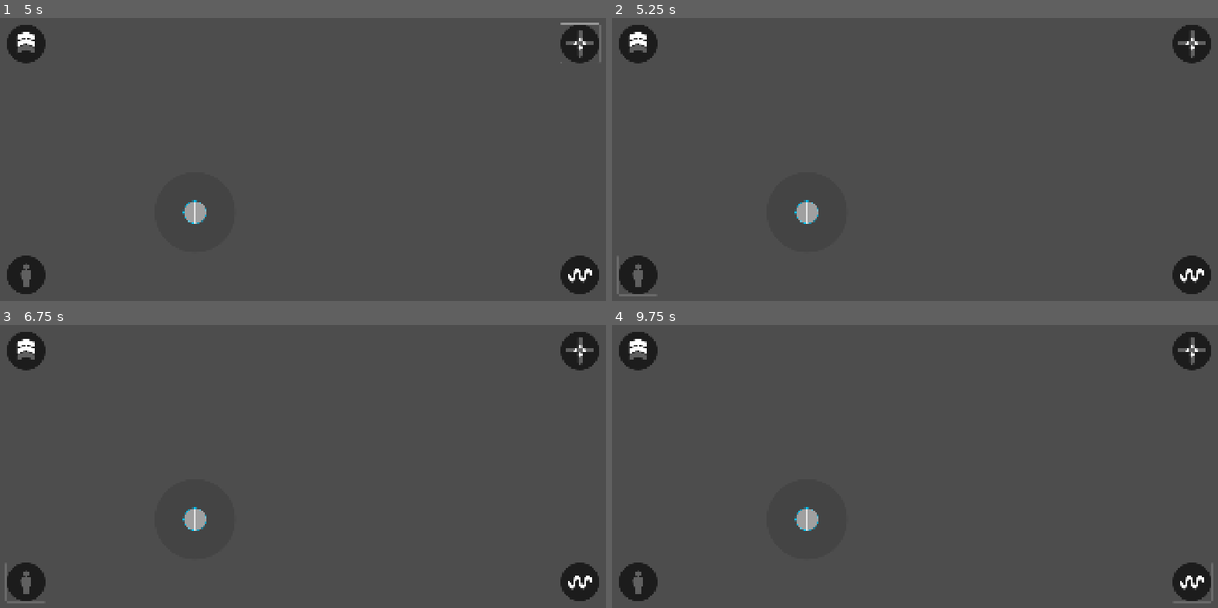
Above: before the commit, frames 1-4 (two rows, left to right).
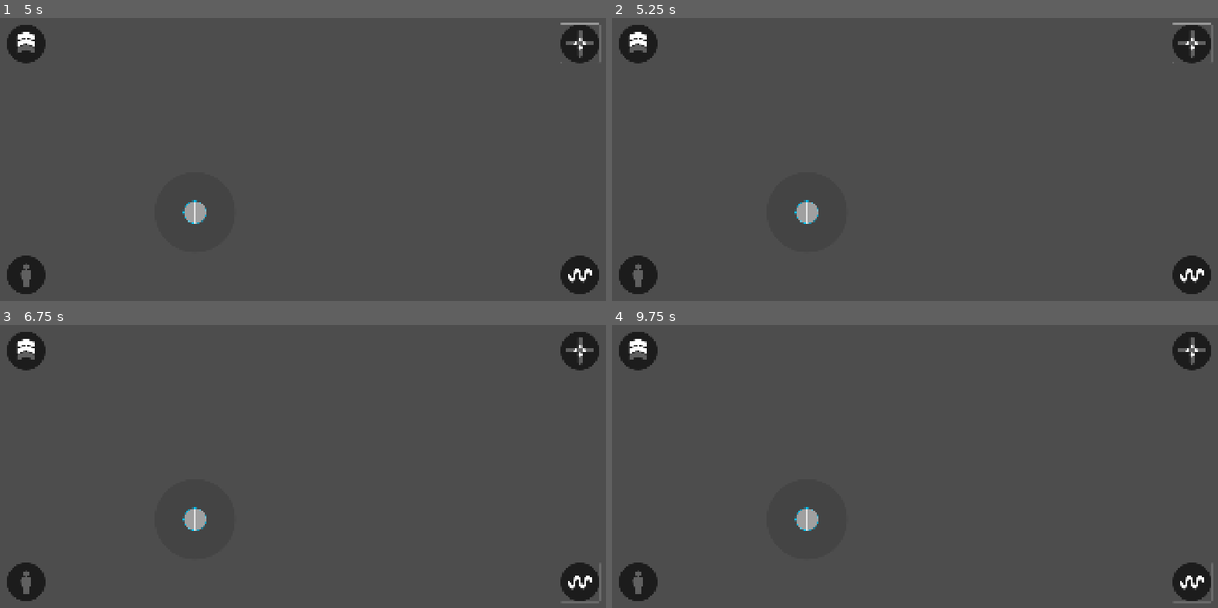
Above: after the commit, the same moments.

Repository: CantanTam/blecaco_phone
Game: Godot game, scene res://scenes/modes/game_mode.tscn
Same seed, same stepped clock (60 frames per second), same inputs: the game is played once before the commit and once after it. This scene is started directly instead of the project's main scene.
Inputs (mouse positions are in pixels of both pictures, inside the frame that each line leads up to):
- Up to frame 1 (5 s): click (24, 43) at 0.5 s; click (581, 43) at 1.25 s; click (581, 275) at 2 s; click (24, 275) at 2.75 s; tap Enter at 3.5, 3.6 s; move the mouse to (272, 201) at 3.52 s; hold Up 3.53-4.25 s; click (272, 201) at 3.67 s; tap Space at 3.77, 4.25 s; drag from (490, 184) to (272, 201) at 4.27 s
- Up to frame 2 (5.25 s): tap Enter at 5 s; move the mouse to (727, 80) at 5.02 s; hold Down from 5.03 s (still down); tap Tab at 5.1 s
- Up to frame 3 (6.75 s): release Down at 5.75 s; tap Space at 5.75 s; drag from (333, 441) to (115, 387) at 5.77 s; tap Enter at 6.5 s; move the mouse to (212, 353) at 6.52 s; hold Down from 6.53 s (still down); tap Keypad Enter at 6.6 s
- Up to frame 4 (9.75 s): tap Space at 6.77, 7.25 s; release Down at 7.25 s; drag from (1048, 424) to (824, 353) at 7.27 s; move the mouse to (793, 458) at 8.02 s; hold Up 8.03-8.75 s; tap Enter at 8.1 s; click (793, 458) at 8.17 s; drag from (975, 364) to (793, 458) at 8.77 s; move the mouse to (884, 508) at 9.52 s; hold Up from 9.53 s (still down); tap Tab at 9.6 s

Frame 1 is identical in both runs. In frame 2, 0.2% of the frame differs, in the area x 0-100%, y 1-99%; in frame 3, 0.2%; in frame 4, nothing differs.

Commit message:
game_mode: SetBodyHeight 长按→拖动→松手判定300px→切换 GROUND_BODY_HEIGHT + 弹回 + 绿/红闪烁 + 图标切换

Diff:
--- a/scripts/modes/game_mode.gd
+++ b/scripts/modes/game_mode.gd
@@ -8,6 +8,19 @@
 ## 触摸用 _input() 手动命中检测（Button 的 gui 信号在真机上不可靠 ✗
 ## 参考 drone_mode 的 Roll 按钮做法）。
 
+## SetBodyHeight 长按/拖动参数（与 car_mode 的 SetGround 同款 ✓）
+const BODY_HEIGHT_HOLD_SEC: float = 2.0
+const BODY_HEIGHT_DRAG_DIST: float = 300.0
+const BODY_HEIGHT_SNAP_SEC: float = 0.15
+const BODY_HEIGHT_FLASH_IN: float = 0.12
+const BODY_HEIGHT_FLASH_HOLD: float = 0.10
+const BODY_HEIGHT_FLASH_OUT: float = 0.22
+const ICON_BODY_HEIGHT_ON: String = "res://resources/BodyHeight.svg"
+const ICON_BODY_HEIGHT_OFF: String = "res://resources/NoBodyHeight.svg"
+const COLOR_ON := Color("00d455ff")
+const COLOR_OFF := Color("ff5555ff")
+const COLOR_BTN_NORMAL := Color("000000a0")
+
 ## 摇杆归一化半径（位移 / 此值 = -1..1）
 const STICK_LIMIT_RADIUS: float = 250.0
 
@@ -63,6 +76,18 @@
 ## RunSpeed 档位计数：每次点击 +1，图标由 RUN_SPEED % 3 决定
 var RUN_SPEED: int = 1
 
+## 地面人物高度开关
+var GROUND_BODY_HEIGHT: bool = false
+
+## SetBodyHeight 交互状态
+var _bh_holding: bool = false
+var _bh_hold_time: float = 0.0
+var _bh_dragging: bool = false
+var _bh_grab_offset: Vector2 = Vector2.ZERO
+var _bh_rest_position: Vector2 = Vector2.ZERO
+var _bh_style: StyleBoxFlat = null
+var _bh_flash_tween: Tween = null
+
 ## 是否为触摸设备（真机上触摸会产生【模拟鼠标事件】✗ 必须跳过 ✗）
 var _touch_platform: bool = false
 
@@ -91,6 +116,7 @@
 @onready var move_button: Panel = $MoveStickArea/MoveButton
 @onready var game_run_notice: Panel = $GameRunNotice
 @onready var run_speed_button: Button = $RunSpeed
+@onready var set_body_height_button: Button = $SetBodyHeight
 
 
 func _ready() -> void:
@@ -119,6 +145,21 @@
 		run_speed_button.expand_icon = true
 
 	_apply_run_speed_icon()
+
+	# SetBodyHeight：复制专属样式 + 记录原位 + 初始图标
+	if set_body_height_button != null:
+		set_body_height_button.focus_mode = Control.FOCUS_NONE
+		set_body_height_button.expand_icon = true
+
+		var bh_base: StyleBox = set_body_height_button.get_theme_stylebox("normal")
+
+		if bh_base is StyleBoxFlat:
+			_bh_style = (bh_base as StyleBoxFlat).duplicate()
+			set_body_height_button.add_theme_stylebox_override("normal", _bh_style)
+			_bh_style.bg_color = COLOR_BTN_NORMAL
+
+		_bh_rest_position = set_body_height_button.global_position
+		_apply_body_height_icon()
 
 	# 找 Blender 连接节点
 	connection_node = get_tree().root.find_child(CONNECTION_NODE_NAME, true, false)
@@ -187,6 +228,121 @@
 	return run_speed_button.get_global_rect().has_point(viewport_position)
 
 
+# ============================================================
+# SetBodyHeight：长按 → 拖动 → 松手判定 → 切换 + 弹回 + 闪烁
+# 交互逻辑与 car_mode 的 SetGround 一致 ✓
+# ============================================================
+
+func _is_body_height_hit(viewport_position: Vector2) -> bool:
+	if set_body_height_button == null or not set_body_height_button.is_visible_in_tree():
+		return false
+	return set_body_height_button.get_global_rect().has_point(viewport_position)
+
+
+func _apply_body_height_icon() -> void:
+	if set_body_height_button == null:
+		return
+
+	var path: String = ICON_BODY_HEIGHT_ON if GROUND_BODY_HEIGHT else ICON_BODY_HEIGHT_OFF
+
+	if not ResourceLoader.exists(path):
+		print("[GameMode] BodyHeight 图标缺失：", path)
+		return
+
+	set_body_height_button.icon = load(path)
+	set_body_height_button.expand_icon = true
+
+
+func _on_body_height_down(grab_pos: Vector2) -> void:
+	_bh_holding = true
+	_bh_hold_time = 0.0
+	_bh_grab_offset = grab_pos - set_body_height_button.global_position
+
+
+func _on_body_height_up() -> void:
+	_bh_holding = false
+	_bh_hold_time = 0.0
+
+	if not _bh_dragging:
+		return
+
+	# 松手时才判定距离 ✓
+	var moved: float = (
+		set_body_height_button.global_position - _bh_rest_position
+	).length()
+
+	if moved >= BODY_HEIGHT_DRAG_DIST:
+		_bh_dragging = false
+		GROUND_BODY_HEIGHT = not GROUND_BODY_HEIGHT
+		print("[GameMode] GROUND_BODY_HEIGHT = ", GROUND_BODY_HEIGHT)
+		_apply_body_height_icon()
+		_bh_snap_back()
+	else:
+		_bh_dragging = false
+		print("[GameMode] SetBodyHeight 拖动取消（未满 300px）")
+		_bh_snap_back()
+
+
+## 长按计时：满 2 秒进入拖动状态
+func _tick_body_height_hold(delta: float) -> void:
+	if not _bh_holding:
+		return
+
+	_bh_hold_time += clampf(delta, 0.0, 0.05)
+
+	if _bh_hold_time < BODY_HEIGHT_HOLD_SEC:
+		return
+
+	_bh_holding = false
+	_bh_hold_time = 0.0
+	_bh_dragging = true
+	_bh_rest_position = set_body_height_button.global_position
+
+	print("[GameMode] SetBodyHeight 进入拖动状态（拖满 300px 后松手切换）")
+
+
+## 拖动跟随（不触发切换 ✗）
+func _move_body_height_to(global_pos: Vector2) -> void:
+	if not _bh_dragging:
+		return
+
+	set_body_height_button.global_position = global_pos - _bh_grab_offset
+
+
+## 弹回原位（0.15s BACK 缓动）→ 完成后闪烁
+func _bh_snap_back() -> void:
+	if _bh_flash_tween != null and _bh_flash_tween.is_valid():
+		_bh_flash_tween.kill()
+
+	_bh_flash_tween = create_tween()
+	_bh_flash_tween.tween_property(
+		set_body_height_button, "global_position", _bh_rest_position,
+		BODY_HEIGHT_SNAP_SEC
+	).set_trans(Tween.TRANS_BACK).set_ease(Tween.EASE_OUT)
+	_bh_flash_tween.tween_callback(_play_body_height_flash)
+
+
+## 颜色反馈：透明 → 彩色 → 保持 → 透明 → 直接回常态色
+func _play_body_height_flash() -> void:
+	if _bh_style == null:
+		return
+
+	if _bh_flash_tween != null and _bh_flash_tween.is_valid():
+		_bh_flash_tween.kill()
+
+	var flash_color: Color = COLOR_ON if GROUND_BODY_HEIGHT else COLOR_OFF
+	var transparent: Color = flash_color
+	transparent.a = 0.0
+
+	_bh_flash_tween = create_tween()
+	_bh_flash_tween.tween_property(_bh_style, "bg_color", flash_color, BODY_HEIGHT_FLASH_IN)
+	_bh_flash_tween.tween_interval(BODY_HEIGHT_FLASH_HOLD)
+	_bh_flash_tween.tween_property(_bh_style, "bg_color", transparent, BODY_HEIGHT_FLASH_OUT)
+	_bh_flash_tween.tween_callback(
+		func() -> void: _bh_style.bg_color = COLOR_BTN_NORMAL
+	)
+
+
 ## 计算 MoveButton 的静止位置（让它圆心对齐 MoveStickArea 圆心）
 func _update_rest_position() -> void:
 	if move_stick_area == null or move_button == null:
@@ -306,6 +462,9 @@
 
 ## 按固定频率把摇杆向量发给 Blender
 func _process(delta: float) -> void:
+	# SetBodyHeight 长按计时（放最前面，避免被后面的早退挡住 ✓）
+	_tick_body_height_hold(delta)
+
 	if connection_node == null or not is_instance_valid(connection_node):
 		return
 
@@ -372,6 +531,15 @@
 				_cycle_run_speed()
 				return
 
+			# SetBodyHeight 按下 → 开始长按计时
+			if _is_body_height_hit(touch.position):
+				_on_body_height_down(touch.position)
+				return
+
+			# 拖动中不响应别的
+			if _bh_dragging:
+				return
+
 			if _dragging:
 				return
 
@@ -386,6 +554,11 @@
 			_set_button_center(touch.position)
 
 			print("[GameMode] 开始拖动 index=", touch.index, " pos=", touch.position)
+			return
+
+		# SetBodyHeight 抬起
+		if _bh_holding or _bh_dragging:
+			_on_body_height_up()
 			return
 
 		# 抬起：只处理正在拖动的那根手指
@@ -396,6 +569,11 @@
 
 	if event is InputEventScreenDrag:
 		var drag := event as InputEventScreenDrag
+
+		# SetBodyHeight 拖动
+		if _bh_dragging:
+			_move_body_height_to(drag.position)
+			return
 
 		if not _dragging or drag.index != _drag_pointer_id:
 			return
